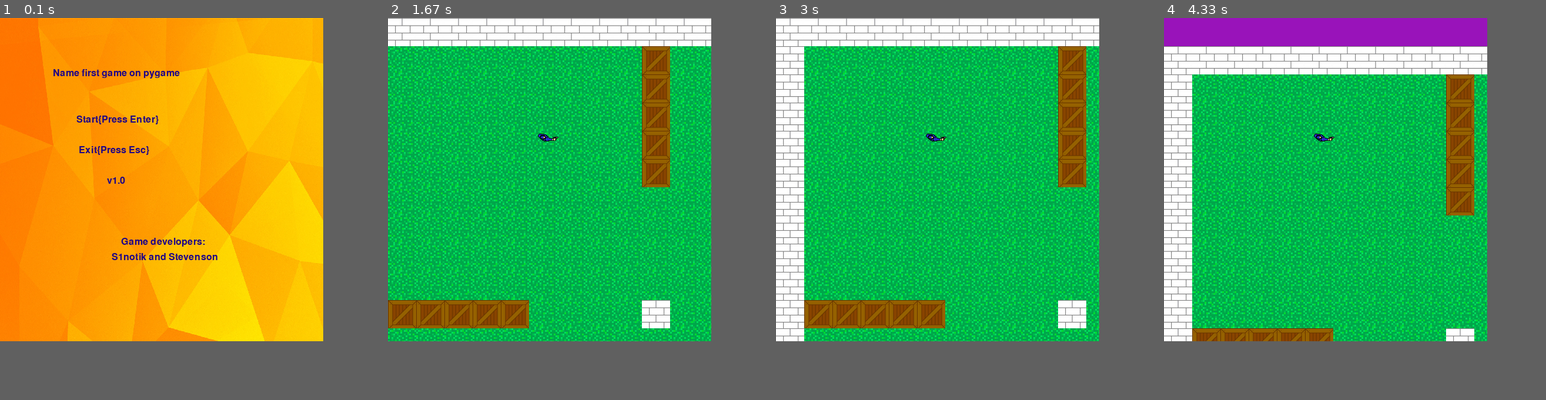
Above: before the commit, frames 1-4 (left to right).
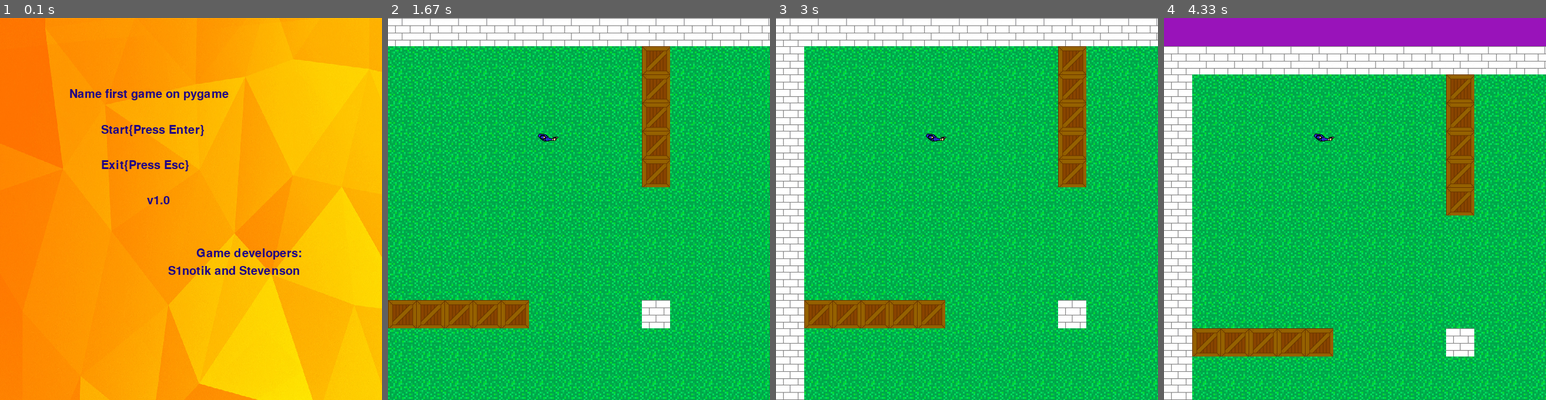
Above: after the commit, the same moments.

Repository: Stevenson707/Game_on_Pygame
Game: pygame game, started from game.py
The game is run twice, just before and just after one commit, with the same random seed, the same clock (stepped at 60 frames per second) and the same inputs.
Inputs (mouse positions are in pixels of both pictures, inside the frame that each line leads up to):
- Up to frame 1 (0.1 s): no input
- Up to frame 2 (1.67 s): hold Enter 0.33-0.8 s; hold Up 0.33-0.8 s; move the mouse to (563, 224) at 0.37 s; tap D at 0.83 s; tap W at 1.17 s; tap S at 1.5 s
- Up to frame 3 (3 s): tap A at 1.83 s; hold Up 2.17-2.63 s; move the mouse to (1066, 270) at 2.2 s
- Up to frame 4 (4.33 s): tap W at 3.67 s
The window is 550x550 before the commit and 650x650 after it. Grey fills any space a smaller window leaves; there, only what the larger window draws over its background counts as a difference.

The runs differ from the first frame. In frame 1, 28% of the frame differs, in the area x 0-100%, y 0-100%; in frame 2, 8.1%; in frame 3, 8.9%; in frame 4, 11%.

Commit message:
skibidi dop dop yes yes music add

Diff:
--- a/game.py
+++ b/game.py
@@ -22,14 +22,14 @@
         raise SystemExit(message)
     image = image.convert_alpha()
     if color_key is not None:
-        if color_key is -1:
+        if color_key == -1:
             color_key = image.get_at((0, 0))
         image.set_colorkey(color_key)
     return image
 
 
 pygame.init()
-screen_size = (550, 550)
+screen_size = (650, 650)
 screen = pygame.display.set_mode(screen_size)
 FPS = 50
 
@@ -59,9 +59,7 @@
         for sprite in self:
             sprite.get_event(event)
 
-
 class Sprite(pygame.sprite.Sprite):
-
     def __init__(self, group):
         super().__init__(group)
         self.rect = None
@@ -89,12 +87,6 @@
         self.rect.centerx = x
         self.rect.centery = y
 
-    def rotate(self, x, y):
-        rel_x, rel_y = x - self.rect.x, y - self.rect.y
-        angle = (180 / math.pi) * -math.atan2(rel_y, rel_x)
-        self.image = pygame.transform.rotate(self.original_image, int(angle))
-        self.rect = self.image.get_rect(center=(self.rect.centerx, self.rect.centery))
-
 
 class Player(pygame.sprite.Sprite):
     def __init__(self, pos_x, pos_y):
@@ -111,14 +103,18 @@
         for sprite in sprite_group:
             camera.apply(sprite)
 
+    def rotate(self, angle):
+        self.rect = pygame.transform.rotate(self.rect, angle)
+
 
 # def drawCursor(x, y):
-   #  pygame.draw.circle(screen, (255, 255, 255), (x, y), 20, 1)
-    # pygame.draw.circle(screen, (255, 255, 255), (x, y), 1)
-    # pygame.draw.line(screen, (255, 255, 255), (x - 24, y), (x - 16, y))
-   #  pygame.draw.line(screen, (255, 255, 255), (x + 24, y), (x + 16, y))
-   #  pygame.draw.line(screen, (255, 255, 255), (x, y - 24), (x, y - 16))
-   #  pygame.draw.line(screen, (255, 255, 255), (x, y + 24), (x, y + 16))
+    #pygame.draw.circle(screen, (255, 255, 255), (x, y), 20, 1)
+   # pygame.draw.circle(screen, (255, 255, 255), (x, y), 1)
+   # pygame.draw.line(screen, (255, 255, 255), (x - 24, y), (x - 16, y))
+  #  pygame.draw.line(screen, (255, 255, 255), (x + 24, y), (x + 16, y))
+   # pygame.draw.line(screen, (255, 255, 255), (x, y - 24), (x, y - 16))
+   # pygame.draw.line(screen, (255, 255, 255), (x, y + 24), (x, y + 16))
+
 
 class Cursor(pygame.sprite.Sprite):  # Курсор
     image = load_image("hm_crosshair.png")
@@ -215,7 +211,7 @@
 
 current_scene = None
 FONT = 'font2.ttf'
-BUTTON_FONT_SIZE = 24
+BUTTON_FONT_SIZE = 30
 
 
 def switch_scene(scene):
@@ -226,20 +222,18 @@
 def scene1():
     global flPause, music_on
     intro_text = ["                                        ",
-
-                  "                    Name first game on pygame               ",
-                  "                                        ",
-                  "                                        ",
-                  "                              Start{Press Enter}",
-                  "                                        ",
-                  "                               Exit{Press Esc}",
-                  "                                        ",
-                  "                                           v1.0",
-                  "                                        ",
-                  "                                        ",
-                  "                                        ",
-                  "                                                 Game developers:",
-                  "                                             S1notik and Stevenson", ]
+                  "                                        ",
+                  "                  Name first game on pygame               ",
+                  "                                        ",
+                  "                           Start{Press Enter}",
+                  "                                        ",
+                  "                           Exit{Press Esc}",
+                  "                                        ",
+                  "                                        v1.0",
+                  "                                        ",
+                  "                                        ",
+                  "                                                      Game developers:",
+                  "                                              S1notik and Stevenson", ]
     fon = pygame.transform.scale(load_image('fon2.jpg'), screen_size)
     screen.blit(fon, (0, 0))
     font = pygame.font.Font(FONT, BUTTON_FONT_SIZE)
@@ -254,7 +248,7 @@
         screen.blit(string_rendered, intro_rect)
 
     running = True
-    pygame.mixer.music.load("HM2-Dust.mp3")
+    pygame.mixer.music.load("Skibidi bop.mp3")
     vol = 1.0
     pygame.mixer.music.play(-1)
     while running:
@@ -329,13 +323,16 @@
                 elif event.key == pygame.K_F9 and not music_on_lvl2:
                     music_on_lvl2 = True
                     pygame.mixer.music.play(-1)
-                elif event.type == pygame.MOUSEMOTION:
-                    if pygame.mouse.get_focused():
-                        cursor.update(event.pos)
-        cursor = Cursor(constants.Cursors)
+            elif event.type == pygame.MOUSEMOTION:
+                if pygame.mouse.get_focused():
+                    cursor.update(event.pos)
+        # Player.rotate(cursor.rect.centerx, cursor.rect.centery)
+          #if pygame.mouse.get_focused():
+            # constants.Cursors.draw(screen)
         screen.fill(pygame.Color(153, 19, 186))
+        constants.all_sprites.update()
         sprite_group.draw(screen)
-        # cursorPX, cursorPY = pygame.mouse.get_pos()
+        cursorPX, cursorPY = pygame.mouse.get_pos()
         hero_group.draw(screen)
         clock.tick(FPS)
         pygame.display.flip()
--- a/rotate.py
+++ b/rotate.py
@@ -1,7 +1,3 @@
-import math
-import pygame
-
-
 def rotate(self):
     mouse_x, mouse_y = pygame.mouse.get_pos()
     rel_x, rel_y = mouse_x - self.x, mouse_y - self.y
Not shown, added: Skibidi bop.mp3
